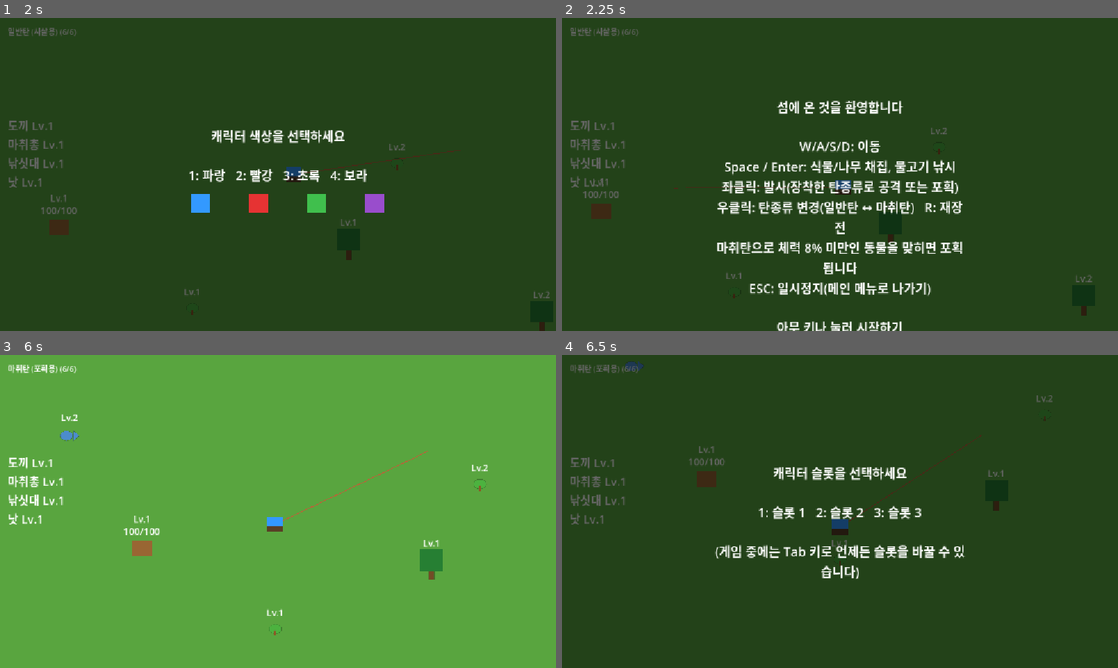
Above: before the commit, frames 1-4 (two rows, left to right).
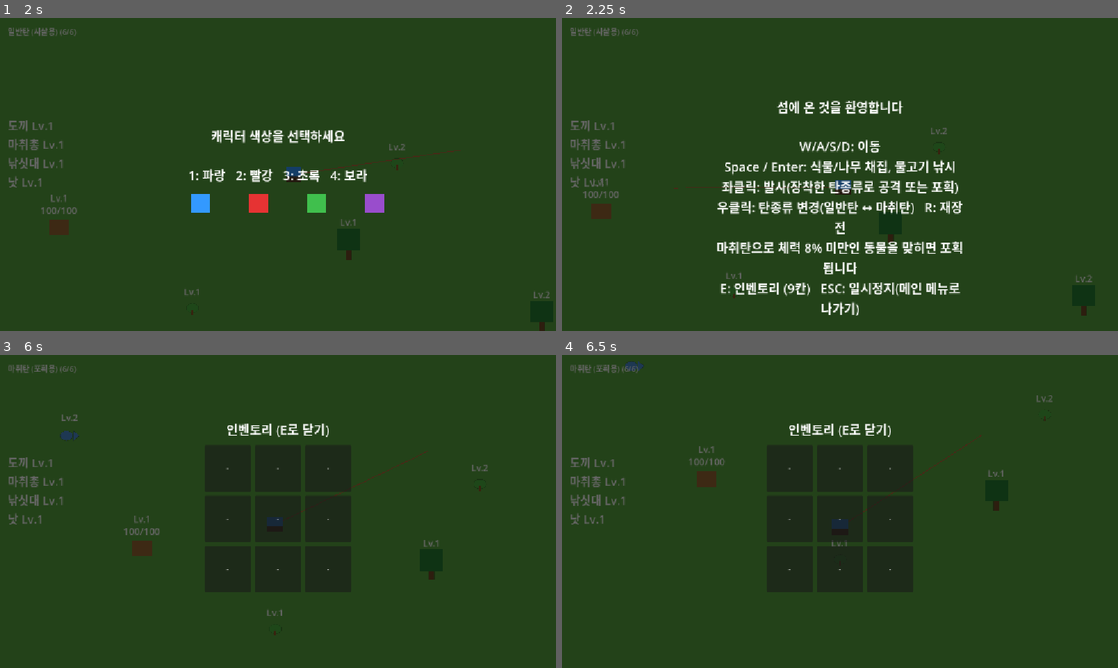
Above: after the commit, the same moments.

Repository: kimtuna/test_game
Game: Godot game, scene res://scenes/MainMenu.tscn
Same seed, same stepped clock (60 frames per second), same inputs: the game is played once before the commit and once after it.
Inputs (mouse positions are in pixels of both pictures, inside the frame that each line leads up to):
- Up to frame 1 (2 s): click "시작" at 0.5 s; tap Enter (ui_accept) at 1.25, 1.52 s; move the mouse to (400, 158) at 1.27 s; hold D (move_right) from 1.28 s (still down); tap E at 1.35 s; click (400, 158) at 1.42 s; tap 1 at 1.55 s
- Up to frame 2 (2.25 s): move the mouse to (728, 190) at 2.02 s; release D (move_right) at 2.03 s; hold S (move_down) from 2.03 s (still down); tap 1 at 2.1 s
- Up to frame 3 (6 s): tap Enter (ui_accept) at 2.27, 3.77, 4.52, 5.27 s; tap Space at 2.3, 2.85, 5.3 s; move the mouse to (333, 442) at 2.77 s; release S (move_down) at 2.78 s; hold D (move_right) 2.78-3.53 s; tap Tab at 3.05, 3.6 s; move the mouse to (250, 574) at 3.52 s; hold W (move_up) 3.53-4.28 s; click (250, 574) at 3.67 s; tap E at 3.8, 5.85 s; move the mouse to (444, 558) at 4.27 s; hold A (move_left) 4.28-5.78 s; click (444, 558) at 4.35 s; tap 1 at 4.55 s; move the mouse to (111, 464) at 5.02 s; right-click (111, 464) at 5.1 s; move the mouse to (305, 511) at 5.77 s; hold S (move_down) from 5.78 s (still down); click (305, 511) at 5.92 s
- Up to frame 4 (6.5 s): keep holding S (move_down); tap Tab at 6.05 s

Frame 1 is identical in both runs. In frame 2, 1.7% of the frame differs, in the area x 28-72%, y 84-100%; in frame 3, 100%, in the area x 0-100%, y 0-100%; in frame 4, 3.0%.

Commit message:
feat: 인벤토리(E키 토글, 9칸 용량) 구현
inbox.md #6 3번 — 자원 종류 9칸을 초과하면 새 종류는 얻지 못하게 하고,
이미 있는 종류는 계속 늘어나게 했다. E로 3x3 그리드 UI를 열고 닫는다.

Diff:
--- a/scenes/Main.tscn
+++ b/scenes/Main.tscn
@@ -207,7 +207,7 @@
 좌클릭: 발사(장착한 탄종류로 공격 또는 포획)
 우클릭: 탄종류 변경(일반탄 ↔ 마취탄)   R: 재장전
 마취탄으로 체력 8% 미만인 동물을 맞히면 포획됩니다
-ESC: 일시정지(메인 메뉴로 나가기)
+E: 인벤토리 (9칸)   ESC: 일시정지(메인 메뉴로 나가기)
 
 아무 키나 눌러 시작하기"
 horizontal_alignment = 1
@@ -254,3 +254,143 @@
 
 [connection signal="pressed" from="UI/PauseOverlay/PausePanel/ResumeButton" to="UI/PauseOverlay" method="_on_resume_pressed"]
 [connection signal="pressed" from="UI/PauseOverlay/PausePanel/MainMenuButton" to="UI/PauseOverlay" method="_on_main_menu_pressed"]
+
+[node name="InventoryOverlay" type="Control" parent="UI"]
+anchor_right = 1.0
+anchor_bottom = 1.0
+visible = false
+
+[node name="Background" type="ColorRect" parent="UI/InventoryOverlay"]
+anchor_right = 1.0
+anchor_bottom = 1.0
+color = Color(0, 0, 0, 0.6)
+
+[node name="InventoryPanel" type="VBoxContainer" parent="UI/InventoryOverlay"]
+anchor_left = 0.5
+anchor_top = 0.5
+anchor_right = 0.5
+anchor_bottom = 0.5
+offset_left = -160.0
+offset_top = -190.0
+offset_right = 160.0
+offset_bottom = 190.0
+theme_override_constants/separation = 14
+
+[node name="InventoryTitle" type="Label" parent="UI/InventoryOverlay/InventoryPanel"]
+theme_override_font_sizes/font_size = 26
+text = "인벤토리 (E로 닫기)"
+horizontal_alignment = 1
+
+[node name="SlotGrid" type="GridContainer" parent="UI/InventoryOverlay/InventoryPanel"]
+size_flags_horizontal = 4
+columns = 3
+theme_override_constants/h_separation = 8
+theme_override_constants/v_separation = 8
+
+[node name="Slot0" type="Panel" parent="UI/InventoryOverlay/InventoryPanel/SlotGrid"]
+custom_minimum_size = Vector2(96, 96)
+
+[node name="SlotLabel" type="Label" parent="UI/InventoryOverlay/InventoryPanel/SlotGrid/Slot0"]
+anchor_right = 1.0
+anchor_bottom = 1.0
+theme_override_font_sizes/font_size = 16
+text = "-"
+horizontal_alignment = 1
+vertical_alignment = 1
+autowrap_mode = 2
+
+[node name="Slot1" type="Panel" parent="UI/InventoryOverlay/InventoryPanel/SlotGrid"]
+custom_minimum_size = Vector2(96, 96)
+
+[node name="SlotLabel" type="Label" parent="UI/InventoryOverlay/InventoryPanel/SlotGrid/Slot1"]
+anchor_right = 1.0
+anchor_bottom = 1.0
+theme_override_font_sizes/font_size = 16
+text = "-"
+horizontal_alignment = 1
+vertical_alignment = 1
+autowrap_mode = 2
+
+[node name="Slot2" type="Panel" parent="UI/InventoryOverlay/InventoryPanel/SlotGrid"]
+custom_minimum_size = Vector2(96, 96)
+
+[node name="SlotLabel" type="Label" parent="UI/InventoryOverlay/InventoryPanel/SlotGrid/Slot2"]
+anchor_right = 1.0
+anchor_bottom = 1.0
+theme_override_font_sizes/font_size = 16
+text = "-"
+horizontal_alignment = 1
+vertical_alignment = 1
+autowrap_mode = 2
+
+[node name="Slot3" type="Panel" parent="UI/InventoryOverlay/InventoryPanel/SlotGrid"]
+custom_minimum_size = Vector2(96, 96)
+
+[node name="SlotLabel" type="Label" parent="UI/InventoryOverlay/InventoryPanel/SlotGrid/Slot3"]
+anchor_right = 1.0
+anchor_bottom = 1.0
+theme_override_font_sizes/font_size = 16
+text = "-"
+horizontal_alignment = 1
+vertical_alignment = 1
+autowrap_mode = 2
+
+[node name="Slot4" type="Panel" parent="UI/InventoryOverlay/InventoryPanel/SlotGrid"]
+custom_minimum_size = Vector2(96, 96)
+
+[node name="SlotLabel" type="Label" parent="UI/InventoryOverlay/InventoryPanel/SlotGrid/Slot4"]
+anchor_right = 1.0
+anchor_bottom = 1.0
+theme_override_font_sizes/font_size = 16
+text = "-"
+horizontal_alignment = 1
+vertical_alignment = 1
+autowrap_mode = 2
+
+[node name="Slot5" type="Panel" parent="UI/InventoryOverlay/InventoryPanel/SlotGrid"]
+custom_minimum_size = Vector2(96, 96)
+
+[node name="SlotLabel" type="Label" parent="UI/InventoryOverlay/InventoryPanel/SlotGrid/Slot5"]
+anchor_right = 1.0
+anchor_bottom = 1.0
+theme_override_font_sizes/font_size = 16
+text = "-"
+horizontal_alignment = 1
+vertical_alignment = 1
+autowrap_mode = 2
+
+[node name="Slot6" type="Panel" parent="UI/InventoryOverlay/InventoryPanel/SlotGrid"]
+custom_minimum_size = Vector2(96, 96)
+
+[node name="SlotLabel" type="Label" parent="UI/InventoryOverlay/InventoryPanel/SlotGrid/Slot6"]
+anchor_right = 1.0
+anchor_bottom = 1.0
+theme_override_font_sizes/font_size = 16
+text = "-"
+horizontal_alignment = 1
+vertical_alignment = 1
+autowrap_mode = 2
+
+[node name="Slot7" type="Panel" parent="UI/InventoryOverlay/InventoryPanel/SlotGrid"]
+custom_minimum_size = Vector2(96, 96)
+
+[node name="SlotLabel" type="Label" parent="UI/InventoryOverlay/InventoryPanel/SlotGrid/Slot7"]
+anchor_right = 1.0
+anchor_bottom = 1.0
+theme_override_font_sizes/font_size = 16
+text = "-"
+horizontal_alignment = 1
+vertical_alignment = 1
+autowrap_mode = 2
+
+[node name="Slot8" type="Panel" parent="UI/InventoryOverlay/InventoryPanel/SlotGrid"]
+custom_minimum_size = Vector2(96, 96)
+
+[node name="SlotLabel" type="Label" parent="UI/InventoryOverlay/InventoryPanel/SlotGrid/Slot8"]
+anchor_right = 1.0
+anchor_bottom = 1.0
+theme_override_font_sizes/font_size = 16
+text = "-"
+horizontal_alignment = 1
+vertical_alignment = 1
+autowrap_mode = 2
--- a/scripts/main.gd
+++ b/scripts/main.gd
@@ -25,6 +25,16 @@
 	"채소": "sickle",
 }
 
+# inbox.md #6 3번: 인벤토리를 E키로 열고 닫는 그리드 UI. 마인크래프트/코어키퍼
+# 참고 지시대로 "가방 없이 기본 9칸"을 자원 종류(distinct key) 개수 제한으로
+# 구현했다 — 지금까지 inventory Dictionary는 종류 수 제한이 전혀 없었으므로,
+# 이미 9칸을 채운 뒤 새로운 종류의 자원을 얻으면(이미 갖고 있던 종류를 더
+# 얻는 것은 항상 허용) 그 자원은 얻지 못하고 버려진다. design.md/inbox
+# 어디에도 초과분 처리(드롭, 대체 등)가 명시되지 않았고, 아직 아이템을
+# 바닥에 버리는 시스템 자체가 없어(제작/줍기와 함께 범위 밖으로 미뤄짐,
+# inbox #4 5번) 가장 단순하고 상식적인 기본값으로 판단했다.
+const INVENTORY_CAPACITY: int = 9
+
 # inbox.md #4 4번(메인 메뉴 + 슬롯 선택 + 저장/불러오기 시스템)의 저장/불러오기
 # 조각. 지금까지 슬롯별 외형(slot_colors)은 세션(프로세스) 안에서만
 # 기억되어, "기존에 저장된 슬롯 선택 시 저장된 상태 그대로 이어서 시작"이
@@ -46,6 +56,8 @@
 @onready var customization_overlay: Control = $UI/CustomizationOverlay
 @onready var tutorial_overlay: Control = $UI/TutorialOverlay
 @onready var pause_overlay: Control = $UI/PauseOverlay
+@onready var inventory_overlay: Control = $UI/InventoryOverlay
+@onready var inventory_slot_grid: GridContainer = $UI/InventoryOverlay/InventoryPanel/SlotGrid
 
 # 색상 선택 키(1~4)와 스와치 색상을 한 곳에 묶어, 씬의 Swatch 노드 색과
 # 어긋나지 않도록 함(#15/#22에서 배운 "값 중복으로 인한 잠재 버그" 반복 방지).
@@ -237,6 +249,16 @@
 		get_viewport().set_input_as_handled()
 		return
 
+	# inbox.md #6 3번: 인벤토리 오버레이는 게임을 멈추지 않는(process_mode를
+	# 건드리지 않는) 단순 토글이다 — pause_overlay처럼 SceneTree를 멈추면 여러
+	# 접속자가 있는 멀티플레이 세션에서 한 명이 인벤토리를 열 때마다 다른
+	# 플레이어까지 함께 멈추게 되므로, 그 방식은 부적절하다고 판단했다.
+	if inventory_overlay.visible:
+		if event.keycode == KEY_E:
+			inventory_overlay.visible = false
+			get_viewport().set_input_as_handled()
+		return
+
 	if pause_overlay.visible:
 		return
 
@@ -248,6 +270,12 @@
 
 	if event.keycode == KEY_TAB:
 		slot_overlay.visible = true
+		get_viewport().set_input_as_handled()
+		return
+
+	if event.keycode == KEY_E:
+		_update_inventory_grid()
+		inventory_overlay.visible = true
 		get_viewport().set_input_as_handled()
 
 func _maybe_show_tutorial() -> void:
@@ -317,9 +345,14 @@
 	_update_equipment_label()
 
 func _on_harvested(resource_name: String, amount: int) -> void:
+	if not inventory.has(resource_name) and inventory.size() >= INVENTORY_CAPACITY:
+		print("인벤토리가 가득 찼다 (%d/%d칸). %s을(를) 얻지 못했다." % [INVENTORY_CAPACITY, INVENTORY_CAPACITY, resource_name])
+		return
 	inventory[resource_name] = inventory.get(resource_name, 0) + amount
 	_try_upgrade_equipment(resource_name)
 	_update_label()
+	if inventory_overlay.visible:
+		_update_inventory_grid()
 	_save_slot(current_slot)
 
 func _try_upgrade_equipment(resource_name: String) -> void:
@@ -355,6 +388,21 @@
 		lines.append("%s: %d" % [resource_name, inventory[resource_name]])
 	inventory_label.text = "\n".join(lines)
 
+# inbox.md #6 3번: 9칸 그리드에 inventory(Dictionary, 종류->개수)의 각 항목을
+# 순서대로 채우고, 남는 칸은 빈 슬롯("-")으로 표시한다. 아이콘 리소스가 없어
+# (범위 밖, design.md "아트 스타일" 참고) 슬롯 안에는 자원 이름과 개수만
+# 텍스트로 표시한다.
+func _update_inventory_grid() -> void:
+	var keys: Array = inventory.keys()
+	var slots := inventory_slot_grid.get_children()
+	for i in range(slots.size()):
+		var label: Label = slots[i].get_node("SlotLabel")
+		if i < keys.size():
+			var resource_name: String = keys[i]
+			label.text = "%s\n%d" % [resource_name, inventory[resource_name]]
+		else:
+			label.text = "-"
+
 func _update_capture_label() -> void:
 	if captured_animals.is_empty():
 		capture_label.text = ""
--- /dev/null
+++ b/tests/inventory_headless_test.gd
@@ -0,0 +1,112 @@
+extends SceneTree
+
+# 헤드리스 환경에서 인벤토리(E키 토글, 9칸 용량) 최소 동작을 검증하는
+# 통합 테스트.
+# 실행: godot --headless --path . --script res://tests/inventory_headless_test.gd
+# inbox.md #6 3번(인벤토리, E키, 9칸)의 구현을 검증한다:
+# (1) 실제 플레이 상태에서 E를 누르면 InventoryOverlay가 열리고, 다시 누르면
+#     닫히는지.
+# (2) main._on_harvested()로 자원을 얻으면 9칸 그리드에 이름+개수로 표시되는지
+#     (아이콘 리소스가 없어 텍스트로만 표시, main.gd 주석 참고).
+# (3) 이미 서로 다른 9종을 채운 뒤 10번째 새 종류를 얻으려 하면 거부되고
+#     (inventory.size()가 9를 넘지 않음), 이미 갖고 있던 종류를 더 얻는 것은
+#     계속 허용되는지.
+# equipment_upgrade_headless_test.gd와 동일한 이유로, 실제 씬의 자원 종류가
+# 4종뿐이라 9종을 자연스럽게 모을 수 없으므로 main._on_harvested()를 직접
+# 호출해 상황을 흉내낸다.
+
+func _clean_saves() -> void:
+	for i in range(1, 4):
+		var path := "user://saves/slot_%d.save" % i
+		if FileAccess.file_exists(path):
+			DirAccess.remove_absolute(path)
+	if FileAccess.file_exists("user://saves/tutorial_seen.flag"):
+		DirAccess.remove_absolute("user://saves/tutorial_seen.flag")
+
+func _press_key(keycode: Key) -> void:
+	var event := InputEventKey.new()
+	event.keycode = keycode
+	event.pressed = true
+	Input.parse_input_event(event)
+
+func _initialize() -> void:
+	_clean_saves()
+	var main: Node2D = load("res://scenes/Main.tscn").instantiate()
+	root.add_child(main)
+	current_scene = main
+	await process_frame
+
+	# 슬롯 선택 -> 커스터마이징 -> 튜토리얼 닫기를 흉내내 "실제 플레이 상태"까지
+	# 진행한다(pause_menu_headless_test.gd와 동일한 절차).
+	_press_key(KEY_1)
+	await process_frame
+	_press_key(KEY_1)
+	await process_frame
+	_press_key(KEY_SPACE)
+	await process_frame
+
+	var inventory_overlay: Control = main.get_node("UI/InventoryOverlay")
+	var slot_grid: GridContainer = main.get_node("UI/InventoryOverlay/InventoryPanel/SlotGrid")
+	var ok := true
+
+	if inventory_overlay.visible:
+		push_error("FAIL: 플레이 상태 진입 직후인데 인벤토리가 이미 열려있음")
+		ok = false
+
+	_press_key(KEY_E)
+	await process_frame
+	if not inventory_overlay.visible:
+		push_error("FAIL: E를 눌러도 인벤토리가 열리지 않음")
+		ok = false
+	if paused:
+		push_error("FAIL: 인벤토리를 열었을 뿐인데 SceneTree가 멈춤(멀티플레이에서 다른 플레이어까지 멈추면 안 됨)")
+		ok = false
+
+	_press_key(KEY_E)
+	await process_frame
+	if inventory_overlay.visible:
+		push_error("FAIL: 열린 상태에서 E를 다시 눌러도 인벤토리가 닫히지 않음")
+		ok = false
+
+	# 자원을 얻으면 그리드에 이름+개수로 표시되는지 확인.
+	main._on_harvested("통나무", 3)
+	_press_key(KEY_E)
+	await process_frame
+	var slot0_label: Label = slot_grid.get_node("Slot0/SlotLabel")
+	if not slot0_label.text.contains("통나무") or not slot0_label.text.contains("3"):
+		push_error("FAIL: 자원을 얻어도 인벤토리 슬롯에 표시되지 않음 (실제: %s)" % slot0_label.text)
+		ok = false
+	_press_key(KEY_E)
+	await process_frame
+
+	# 9칸 용량 검증: 서로 다른 9종을 채운 뒤(이미 있던 "통나무" 포함, 8종 추가),
+	# 10번째 새 종류는 거부되고 기존 종류를 더 얻는 것은 계속 허용돼야 한다.
+	for i in range(1, 9):
+		main._on_harvested("자원%d" % i, 1)
+	if main.inventory.size() != 9:
+		push_error("FAIL: 9종을 모았는데 inventory.size()가 9가 아님 (실제: %d)" % main.inventory.size())
+		ok = false
+
+	main._on_harvested("자원10", 1)
+	if main.inventory.has("자원10"):
+		push_error("FAIL: 인벤토리가 가득 찼는데도 10번째 새 종류가 추가됨")
+		ok = false
+	if main.inventory.size() != 9:
+		push_error("FAIL: 가득 찬 뒤에도 inventory.size()가 9를 넘지 않아야 함 (실제: %d)" % main.inventory.size())
+		ok = false
+
+	# "자원1"은 RESOURCE_TO_SLOT에 매핑되지 않아 장비 자동 승급(_try_upgrade_equipment)이
+	# 끼어들어 소비되지 않으므로, "이미 있던 종류는 계속 늘어난다"를 순수하게 검증할 수 있다.
+	main._on_harvested("자원1", 2)
+	if main.inventory.get("자원1", 0) != 3:
+		push_error("FAIL: 인벤토리가 가득 차도 이미 갖고 있던 종류(자원1)는 계속 늘어나야 함 (실제: %d)" % main.inventory.get("자원1", 0))
+		ok = false
+
+	_clean_saves()
+
+	if ok:
+		print("HEADLESS_INVENTORY_TEST: PASS")
+		quit(0)
+	else:
+		print("HEADLESS_INVENTORY_TEST: FAIL")
+		quit(1)
